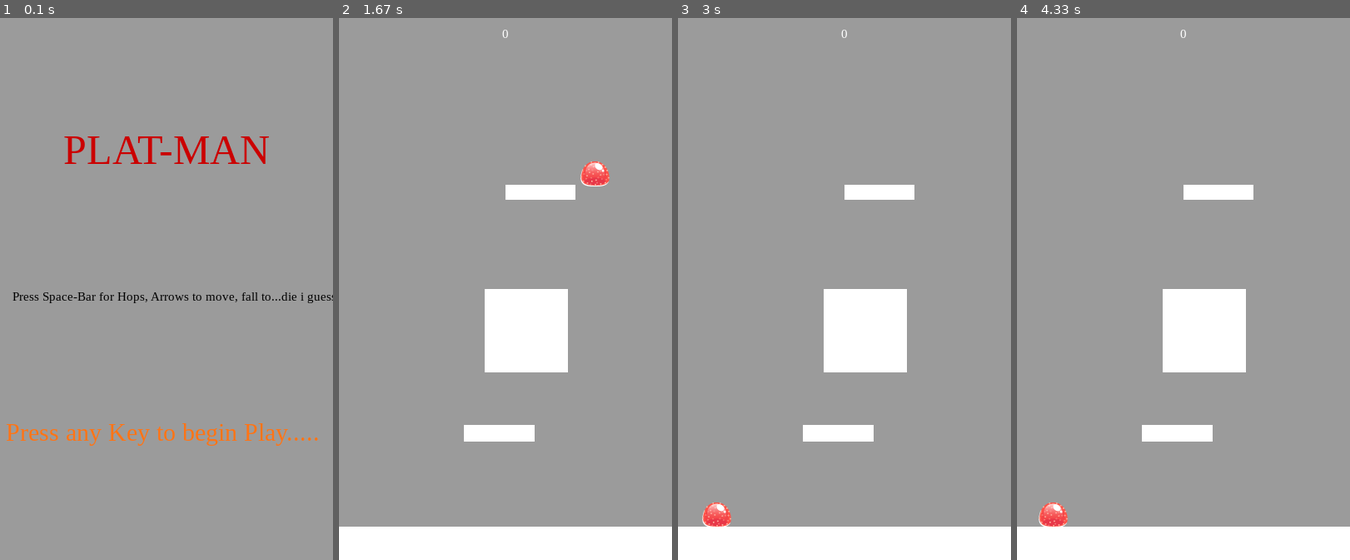
Above: before the commit, frames 1-4 (left to right).
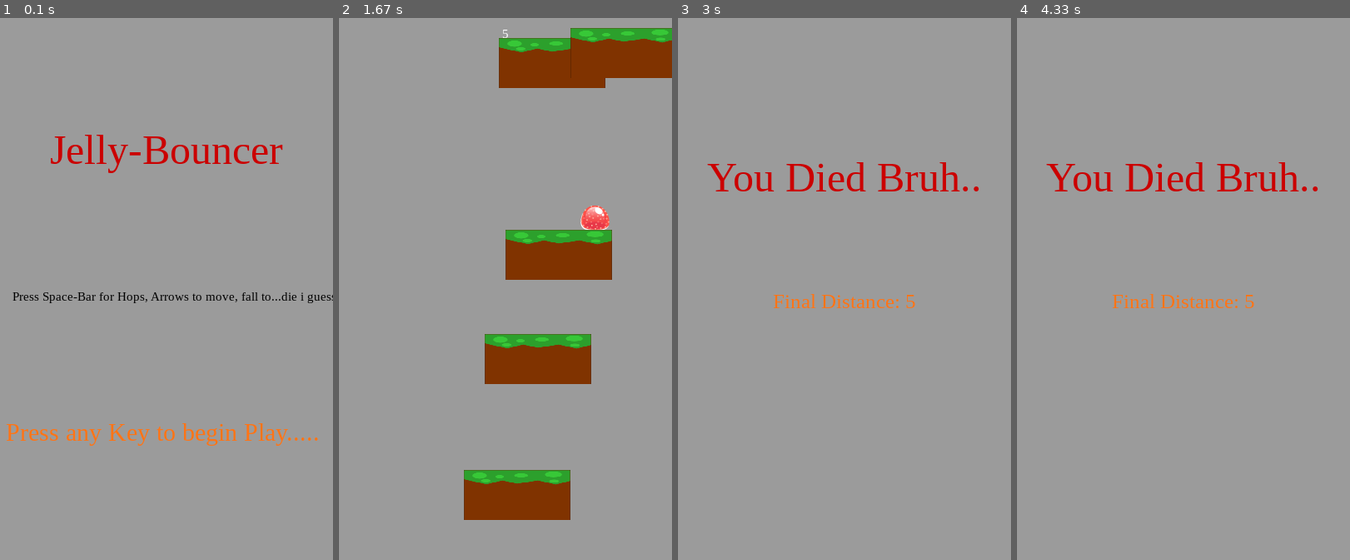
Above: after the commit, the same moments.

Repository: slipperyrockuniversity-cpsc317-fall2019/PyGame-Final---Eric-Stanton
Game: pygame game, started from main.py
The game is run twice, just before and just after one commit, with the same random seed, the same clock (stepped at 60 frames per second) and the same inputs.
Inputs:
- Up to frame 1 (0.1 s): no input
- Up to frame 2 (1.67 s): hold Right 0.33-0.8 s; tap Space at 0.83 s; hold Right from 1.23 s (still down)
- Up to frame 3 (3 s): release Right at 1.7 s; hold Left 1.73-2.27 s; hold Left 2.3-2.7 s
- Up to frame 4 (4.33 s): no input

The runs differ from the first frame. In frame 1, 1.6% of the frame differs, in the area x 15-85%, y 21-29%; in frame 2, 24%, in the area x 0-100%, y 1-100%; in frame 3, 13%; in frame 4, 13%.

Commit message:
Added Platform Sprites and changed jump height, TODO: background/music

Diff:
--- a/Options/Settings.py
+++ b/Options/Settings.py
@@ -18,14 +18,14 @@
 # Platform array list for easy spawning of platforms in the future.
 # Uses random int for a few platforms from previous main.py file
 
-random_width = random.randrange(50, 100)  # Range of width values to use for platform generation
-random_height = random.randrange(0,25)  # Range of random heights for beginner platform generation.
+random_width = random.randrange(75, 100)  # Range of width values to use for platform generation
+random_height = random.randrange(-5, 20)  # Range of random heights for beginner platform generation.
 
-platform_array = [(0, window_height - 40, window_width, 40), (window_width / 2 - 50, window_height * 0.75, 85, 20),
+platform_array = [(0, window_height - 35, window_width, 35), (window_width / 2 - 50, window_height * 0.75, 85, 20),
                   (window_width / 2 - 25, window_height * 0.50, 100, 100),
                   (random.randrange(0, window_width - random_width),
                    random.randrange(-50, -25), random_width, 25), (random.randrange(0, window_width - random_width),
-                                                                   random.randrange(-50, -25), random_width, 25),
+                                                                   random.randrange(-40, -25), random_width, 25),
                   (200, 200, random_width, random_height)]
 
 '''
--- a/Sprite/Platform.py
+++ b/Sprite/Platform.py
@@ -5,16 +5,19 @@
 
 import pygame
 from Options.Settings import *
+import os
 
 vector = pygame.math.Vector2
 white_box = (255, 255, 255)
+asset_folder = os.path.dirname(__file__)  # Cross Referenced for image from index.
+image_folder = os.path.join(asset_folder, 'img')  # Cross Referenced as well from index.
 
 
 class Platform(pygame.sprite.Sprite):
     def __init__(self, x, y, width, height):
         pygame.sprite.Sprite.__init__(self)
-        self.image = pygame.Surface((width, height))
-        self.image.fill(white_box)
+        self.image = pygame.image.load(os.path.join(image_folder, "Platform Tile Grass.png"))
+        self.image = pygame.transform.scale(self.image, (128, 60))
         self.rect = self.image.get_rect()
         self.rect.x = x
         self.rect.y = y
--- a/Sprite/Sprites.py
+++ b/Sprite/Sprites.py
@@ -53,4 +53,4 @@
         touching = game.sprite.spritecollide(self, self.instance.platforms, False)
         self.rect.x -= 1
         if touching:
-            self.velocity.y = -12
+            self.velocity.y = -14
--- a/main.py
+++ b/main.py
@@ -108,7 +108,7 @@
     def startup_screen(self):
         # Screen when first turned on.
         self.window.fill(White)
-        self.score_draw("PLAT-MAN", 50, Red, window_width * .5, window_height * .20)
+        self.score_draw("Jelly-Bouncer", 50, Red, window_width * .5, window_height * .20)
         self.score_draw("Press Space-Bar for Hops, "
                         "Arrows to move, fall to...die i guess.",
                         15, Black, window_width / 1.9, window_height / 2)
Binary file added: img/Platform Tile Grass.png
Binary file changed: img/Platformer_Sprite_1.png
